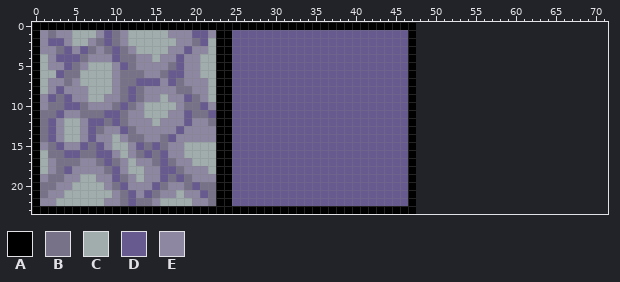
One commit to this sprite sheet: images/tiles.png. Above is the file before it was changed.
The file is 48x24 pixels. The old version is drawn lined up with the new one, on the new canvas.
Palette (. is transparent): A #000000  B #787289  C #a1adad  D #675a8f  E #8e87a2
Pixels before, first column x 0:
 0 AAAAAAAAAAAAAAAAAAAAAAAAAAAAAAAAAAAAAAAAAAAAAAAA
 1 AEBEECCCEDBECCCCCEEEDDEAADDDDDDDDDDDDDDDDDDDDDDA
 2 AEDDECCEBDBECCCCCCEEBDCAADDDDDDDDDDDDDDDDDDDDDDA
 3 AEEBDEDBEBDBECCCCEEDEECAADDDDDDDDDDDDDDDDDDDDDDA
 4 ACEDDDBEEEDBBEECEEDEECCAADDDDDDDDDDDDDDDDDDDDDDA
 5 ACEEDBECCCEDBEEEEBDEECCAADDDDDDDDDDDDDDDDDDDDDDA
 6 ACCDBBCCCCEBBBEEBDDEECCAADDDDDDDDDDDDDDDDDDDDDDA
 7 ACEEBECCCCEBBDDDEDBEEECAADDDDDDDDDDDDDDDDDDDDDDA
 8 ACEDEEECCCEBDBEEEEBBEECAADDDDDDDDDDDDDDDDDDDDDDA
 9 AEDBDEECCEEBDBEECEEDBECAADDDDDDDDDDDDDDDDDDDDDDA
10 AEBBDDBEEEBDBECCCCEBBDEAADDDDDDDDDDDDDDDDDDDDDDA
11 ABBDEEBBBDDBEECCCEEDBBDAADDDDDDDDDDDDDDDDDDDDDDA
12 ABDECCEDDBDBEEECEEEDEEBAADDDDDDDDDDDDDDDDDDDDDDA
13 ABDECCEDBEEDBEEEEEDEEEEAADDDDDDDDDDDDDDDDDDDDDDA
14 ABDECCEDEECEBBEEBDEEEEEAADDDDDDDDDDDDDDDDDDDDDDA
15 AEBDEEDBDECCEDBDBEECCCCAADDDDDDDDDDDDDDDDDDDDDDA
16 ACBBDDBBDDECEBDBDEECCCCAADDDDDDDDDDDDDDDDDDDDDDA
17 ACEBBBEEBDBECEEBDBEECCCAADDDDDDDDDDDDDDDDDDDDDDA
18 ACEBDEEEEBDECCEEDDBEEECAADDDDDDDDDDDDDDDDDDDDDDA
19 AEBBEECCEEDBECEEDBDBEEEAADDDDDDDDDDDDDDDDDDDDDDA
20 ABBEECCCCEBDEEEDBEEBDBBAADDDDDDDDDDDDDDDDDDDDDDA
21 ABEECCCCCCEBDEDBEECEEDBAADDDDDDDDDDDDDDDDDDDDDDA
22 AEECCCCCCEEBDBBECCCCEEBAADDDDDDDDDDDDDDDDDDDDDDA
23 AAAAAAAAAAAAAAAAAAAAAAAAAAAAAAAAAAAAAAAAAAAAAAAA
Now the later version:
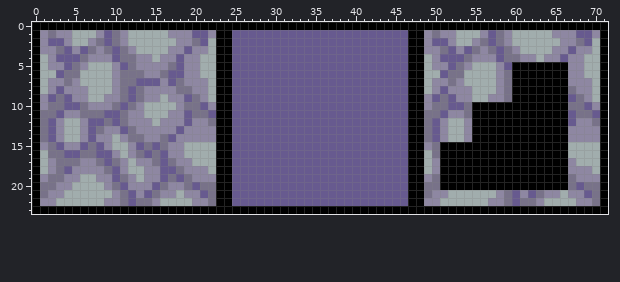
Edits made:
canvas 48x24 -> 72x24
Changed rows in their new state; - is an unchanged pixel.
first column x 48:
 0 AAAAAAAAAAAAAAAAAAAAAAAA
 1 AEBEECCCEDBECCCCCEEEDDEA
 2 AEDDECCEBDBECCCCCCEEBDCA
 3 AEEBDEDBEBDBECCCCEEDEECA
 4 ACEDDDBEEEDBBEECEEDEECCA
 5 ACEEDBECCCEDAAAAAAAEECCA
 6 ACCDBBCCCCEBAAAAAAAEECCA
 7 ACEEBECCCCEBAAAAAAAEEECA
 8 ACEDEEECCCEBAAAAAAABEECA
 9 AEDBDEECCEEBAAAAAAADBECA
10 AEBBDDBAAAAAAAAAAAABBDEA
11 ABBDEEBAAAAAAAAAAAADBBDA
12 ABDECCEAAAAAAAAAAAADEEBA
13 ABDECCEAAAAAAAAAAAAEEEEA
14 ABDECCEAAAAAAAAAAAAEEEEA
15 AEBAAAAAAAAAAAAAAAACCCCA
16 ACBAAAAAAAAAAAAAAAACCCCA
17 ACEAAAAAAAAAAAAAAAAECCCA
18 ACEAAAAAAAAAAAAAAAAEEECA
19 AEBAAAAAAAAAAAAAAAABEEEA
20 ABBAAAAAAAAAAAAAAAABDBBA
21 ABEECCCCCCEBDEDBEECEEDBA
22 AEECCCCCCEEBDBBECCCCEEBA
23 AAAAAAAAAAAAAAAAAAAAAAAA
Pixel boxes of the changes (left, top, right, bottom) in both pictures:
added: (416, 22, 608, 214)
